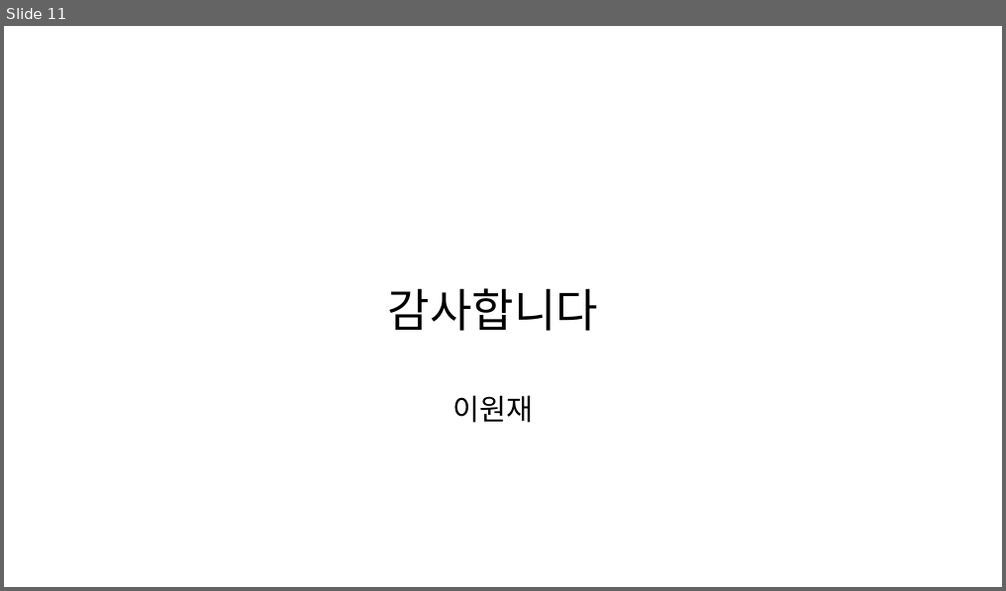
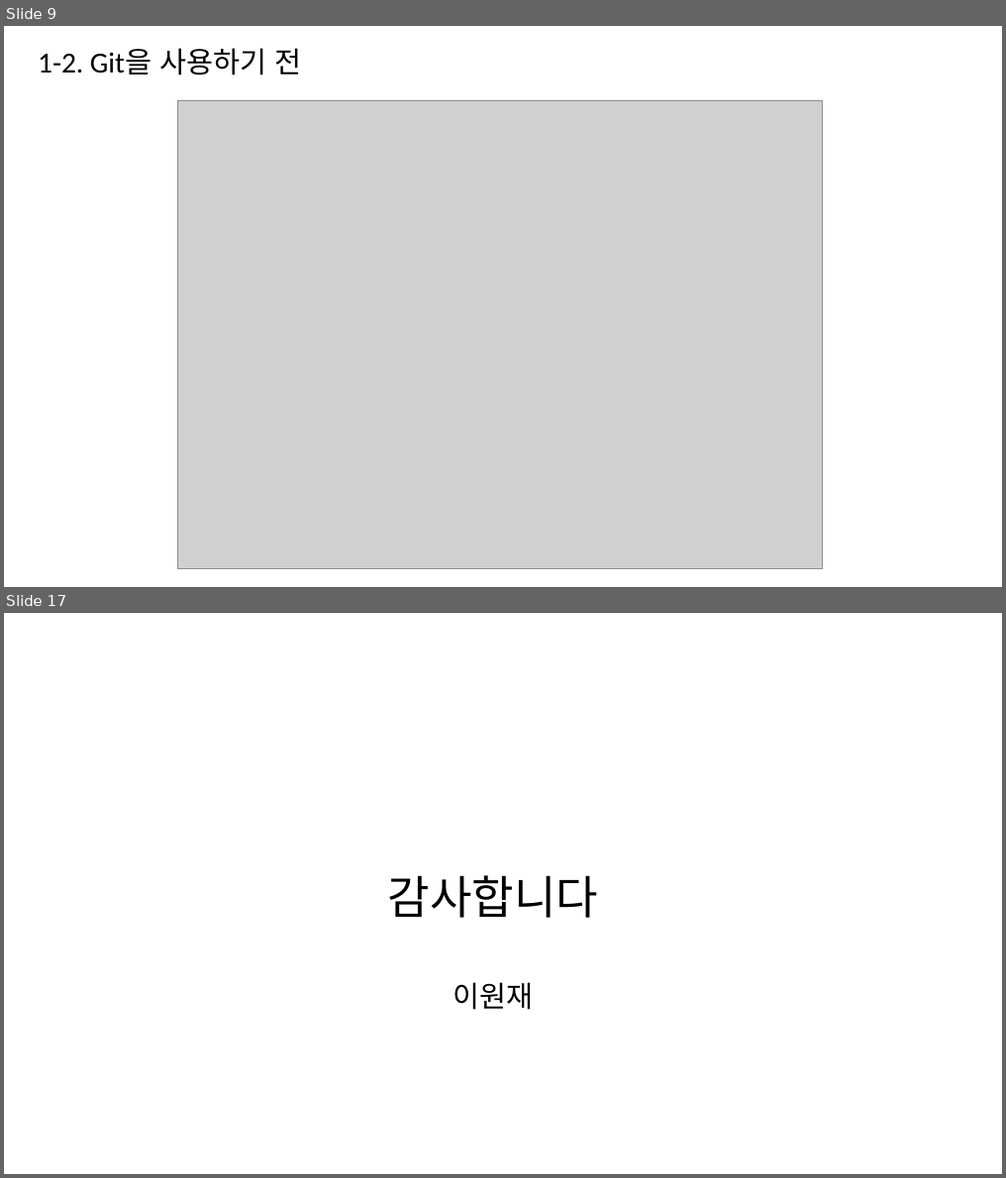
Before and after one commit to wonjaeL/how-to-use-git, a slide deck: ppt.pptx. Shown one above the other, each under a label of ours: slide 11 before the commit, slides 9 and 17 after it; the slides between them are not shown. The pictures are 1006x591 and 1006x1178 pixels, drawn with LibreOffice and Linux fonts; fonts in the diff are those of the drawing; grey boxes stand for pictures. Boxes give left, top, right and bottom in pixels: in the first picture for what was removed or moved away, otherwise in the second. Text is boxed around its words. In the diff, an @@ line names an element or a change of style, - is before the commit and + after.

```diff
--- a/ppt.pptx
+++ b/ppt.pptx
@@ slide 9 added at (4,26,1002,587), background #FFFFFF @@
@@ text added at (38,48,302,76), 28 pt, text #000000 @@
+1-2. Git을 사용하기 전
@@ picture added at (178,100,823,569) @@
@@ what was slide 11 is now slide 17 @@
```
Also in this commit, not shown: 7 slides changed, 8 other slides added, 3 slides removed.
